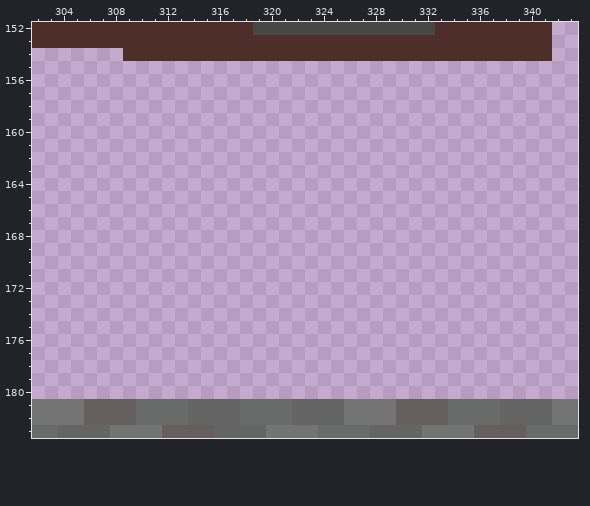
File history of a pixel-art file, wcale-nie-noita/test2.aseprite. This is how it looked before the edit.
400x200 pixels, 1 frame. Colours within 5 levels of each other are drawn and written as one. Shown: x 302..343, y 152..183. The commit also changed other parts of the picture, which this record leaves out.
The same view after the edit:
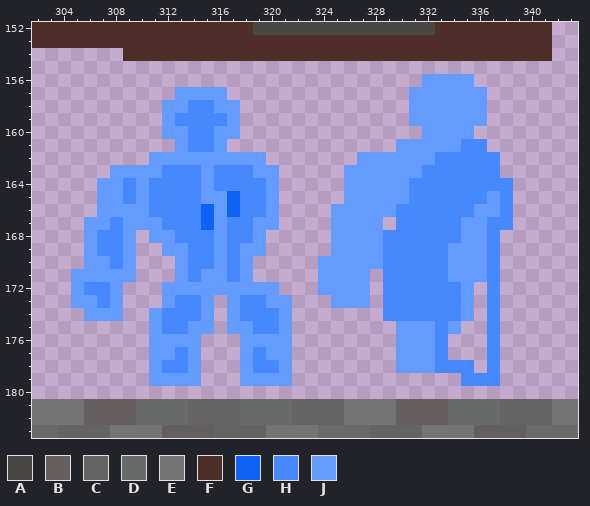
Palette (. is transparent): A #494744  B #645e5e  C #646464  D #696a6a  E #747474  F #4d2e29  G #0d61f6  H #4689ff  J #639bff
Change:
@@ x 302..343 @@
 155 ..........................................
-156 ..........................................
-157 ..........................................
-158 ..........................................
-159 ..........................................
-160 ..........................................
-161 ..........................................
-162 ..........................................
-163 ..........................................
-164 ..........................................
-165 ..........................................
-166 ..........................................
-167 ..........................................
-168 ..........................................
-169 ..........................................
-170 ..........................................
-171 ..........................................
-172 ..........................................
-173 ..........................................
-174 ..........................................
-175 ..........................................
-176 ..........................................
-177 ..........................................
-178 ..........................................
-179 ..........................................
+156 ..............................JJJJ........
+157 ...........JJJJ..............JJJJJJ.......
+158 ..........JJHHJJ.............JJJJJJ.......
+159 ..........JHHHHJ.............JJJJJJ.......
+160 ..........JJHHJJ..............JJJJ........
+161 ...........JHHJ.............JJJJJHH.......
+162 .........JJJJJJJJJ.......JJJJJJHHHHH......
+163 ......JJJJHHHJHHHJJ.....JJJJJJHHHHHH......
+164 .....JJHJHHHHJHHHHJ.....JJJJJHHHHHHHH.....
+165 .....JJHJHHHHJJGHHJ.....JJJJJHHHHHHJH.....
+166 .....JJJJHHHHGJGHHJ....JJJJJHHHHHHJJH.....
+167 ....JJHJJJHHHGJHHJJ....JJJJ.HHHHHJJHH.....
+168 ....JHHJ.JJHHHJHHJ.....JJJJHHHHHHJJH......
+169 ....JHHJ..JJHHJHJJ.....JJJJHHHHHJJJH......
+170 ....JJHJ...JHHJHJ.....JJJJJHHHHHJJJH......
+171 ...JJJJJ...JHJJHJ.....JJJJ.HHHHHJJJH......
+172 ...JHHJ...JJJJJJJJJ...JJJJ.HHHHHHJ.H......
+173 ...JJHJ...JHHJ.JHHJJ...JJJ.HHHHHHJ.H......
+174 ....JJJ..JHHHJ.JHHHJ.......HHHHHHJ.H......
+175 .........JHHJJ.JJHHJ........JJJHJ..H......
+176 .........JJJJ...JJJJ........JJJH...H......
+177 .........JJHJ...JHJJ........JJJH...H......
+178 .........JHHJ...JHHJ........JJJHHH.H......
+179 .........JJJJ...JJJJ.............HHH......
 180 ..........................................
Boxes around the changes in both pictures, in picture pixels (x1, y1, x2, y2):
added: (71, 74, 513, 386)
